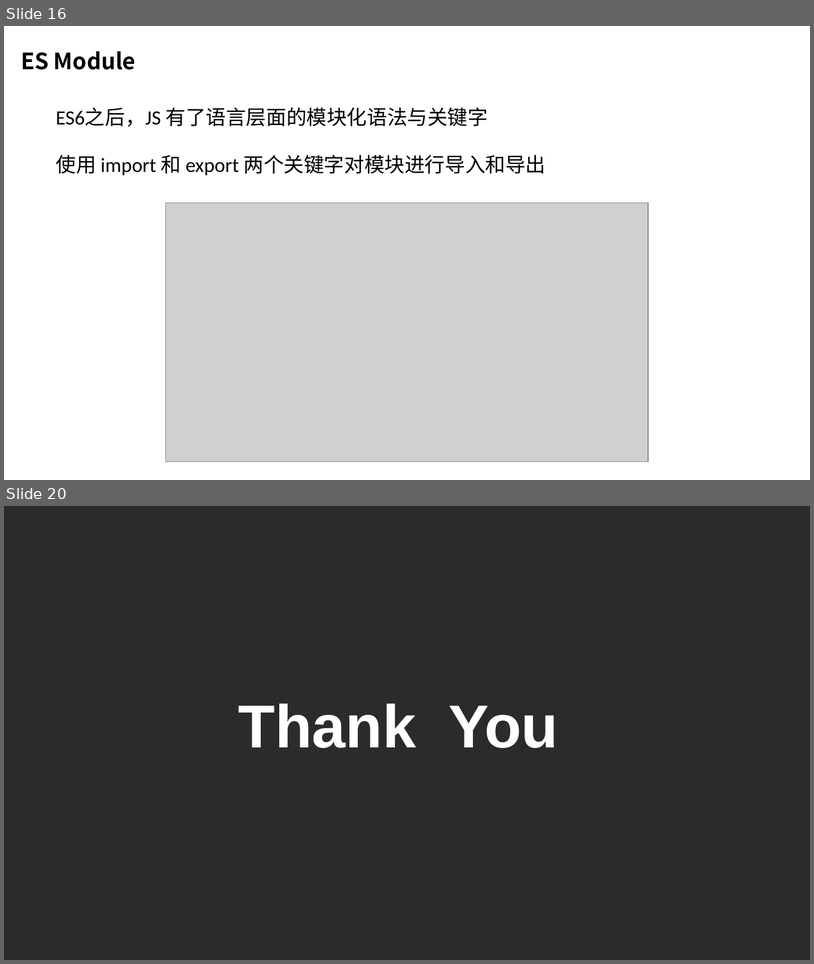
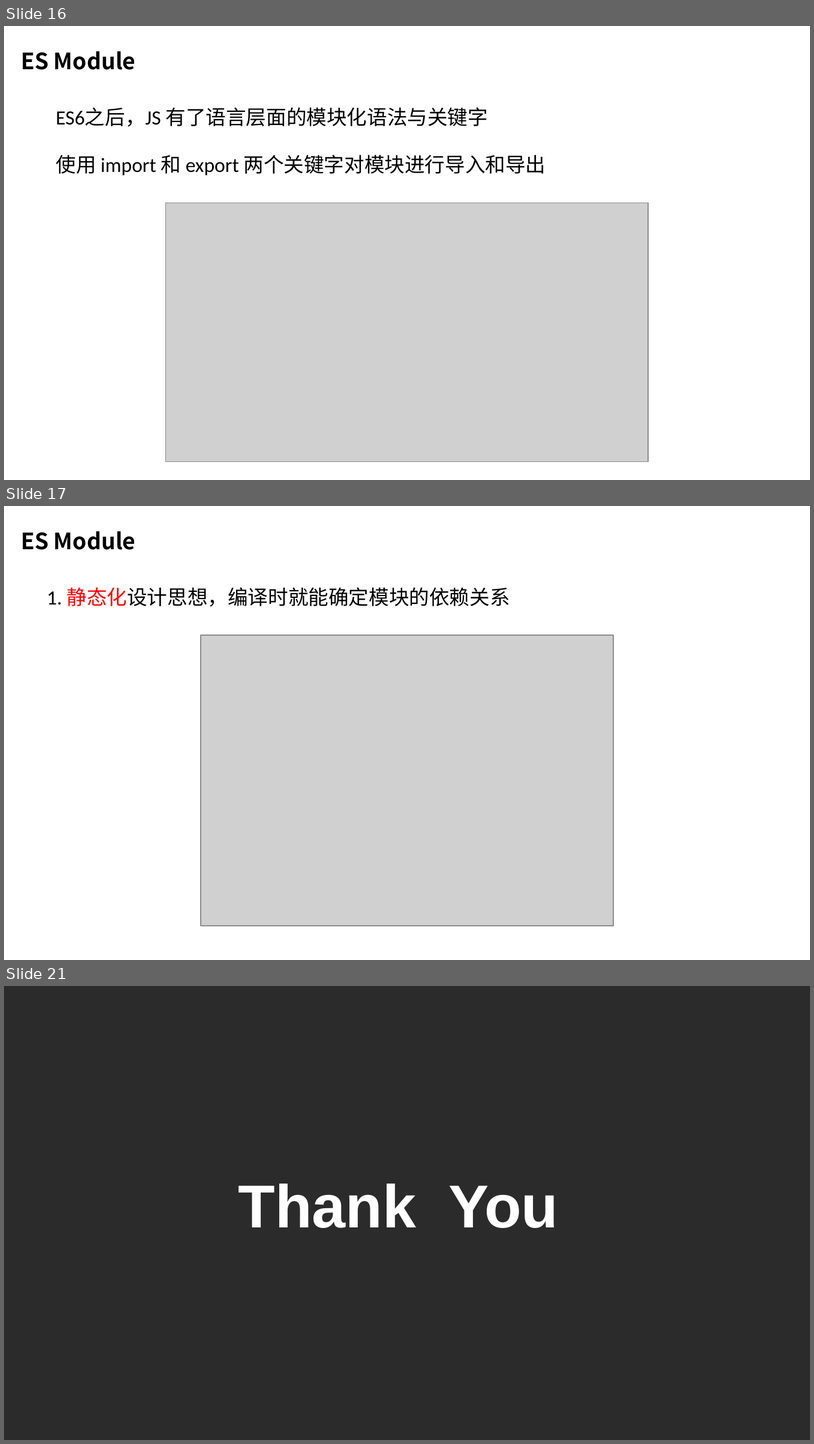
Before and after one commit to chasingsnail/study-blog, a slide deck: 封装库&笔记/前端模块化分享/前端模块化.pptx. Shown one above the other, each under a label of ours: slides 16 and 20 before the commit, slides 16, 17 and 21 after it; the slides between them are not shown. The pictures are 814x964 and 814x1444 pixels, drawn with LibreOffice and Linux fonts; fonts in the diff are those of the drawing; grey boxes stand for pictures; background and template pictures are left out; a plain dark background stands for a picture behind light text. Boxes give left, top, right and bottom in pixels: in the first picture for what was removed or moved away, otherwise in the second. Text is boxed around its words. In the diff, an @@ line names an element or a change of style, - is before the commit and + after.

Commit message:
分享ppt 增加静态编译部分

```diff
--- a/封装库&笔记/前端模块化分享/前端模块化.pptx
+++ b/封装库&笔记/前端模块化分享/前端模块化.pptx
@@ slide 17 added at box(4, 506, 810, 960), background #FFFFFF @@
@@ title added at box(21, 531, 136, 550), 20 pt, text #000000, bold @@
+ES Module
@@ text added at box(47, 587, 510, 607), 18 pt, text #000000 @@
+1. 静态化设计思想，编译时就能确定模块的依赖关系
@@ picture added at box(201, 635, 614, 925) @@
@@ what was slide 20 is now slide 21 @@
```
Also in this commit, not shown: 2 slides changed, 1 other file.
